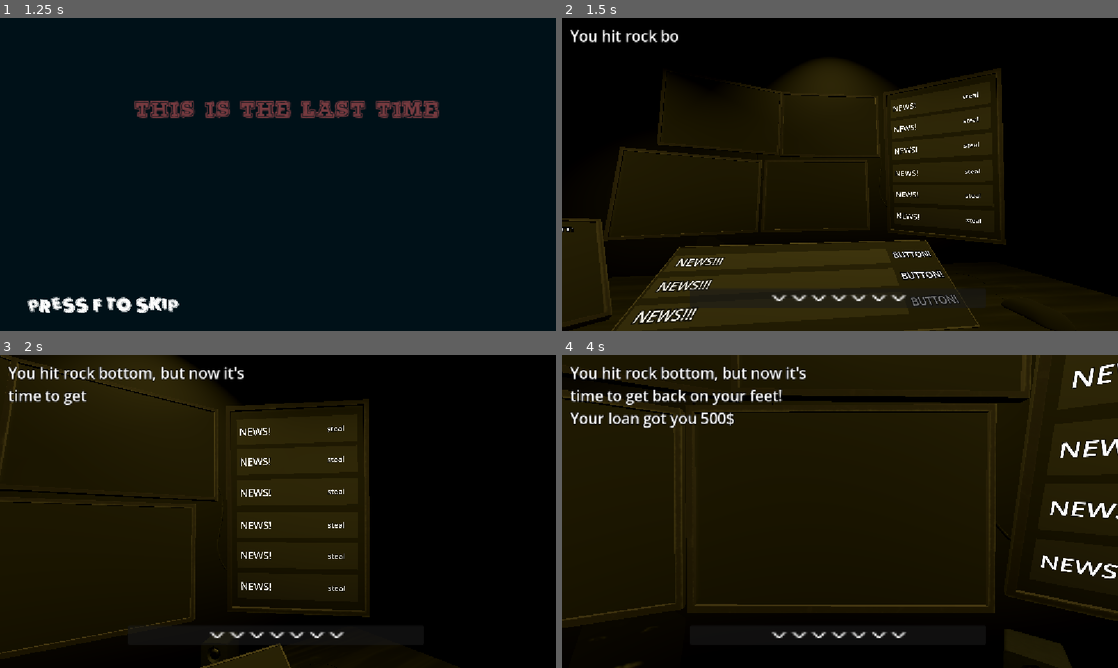
Above: before the commit, frames 1-4 (two rows, left to right).
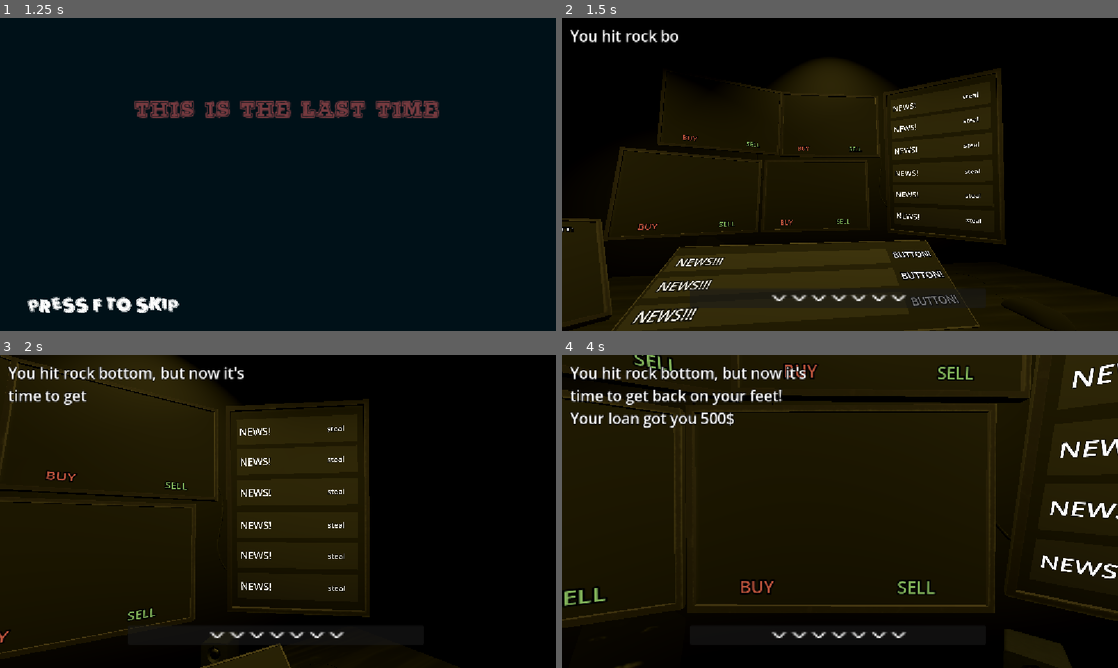
Above: after the commit, the same moments.

Repository: Lilly12568/Stockbouncer
Game: Godot game, scene res://mainmenu.tscn
Same seed, same stepped clock (60 frames per second), same inputs: the game is played once before the commit and once after it. Sound files missing from this copy of the repository are replaced by a short silence.
Inputs (mouse positions are in pixels of both pictures, inside the frame that each line leads up to):
- Up to frame 1 (1.25 s): click "START" at 0.5 s
- Up to frame 2 (1.5 s): tap F at 1.25 s; move the mouse to (962, 158) at 1.27 s; hold F from 1.28 s (still down); click (962, 158) at 1.42 s
- Up to frame 3 (2 s): keep holding F
- Up to frame 4 (4 s): move the mouse to (728, 527) at 2.02 s; release F at 2.03 s; tap F at 2.1, 3.6 s; click (728, 527) at 2.17 s; move the mouse to (895, 442) at 2.77 s; hold F 2.78-3.53 s; click (895, 442) at 2.92 s; move the mouse to (812, 574) at 3.52 s; click (812, 574) at 3.67 s

Frame 1 is identical in both runs. In frame 2, 0.2% of the frame differs, in the area x 13-54%, y 37-68%; in frame 3, 0.3%; in frame 4, 1.0%, in the area x 0-75%, y 0-81%.

Commit message:
asdasd

Diff:
--- a/Scenes/monitor_template.tscn
+++ b/Scenes/monitor_template.tscn
@@ -232,6 +232,11 @@
 transform = Transform3D(1, 0, 0, 0, 1, 0, 0, 0, 1, -0.39697266, -0.31347656, 0)
 shape = SubResource("BoxShape3D_hjb8m")
 
+[node name="Label3D" type="Label3D" parent="BuyArea/BuyButton" unique_id=332624632]
+transform = Transform3D(0.50664973, 0, 0, 0, 0.50664973, 0, 0, 0, 0.50664973, 0, 0, 0.03978029)
+modulate = Color(0.7337808, 0.32588822, 0.23898584, 1)
+text = "BUY"
+
 [node name="SellArea" type="Area3D" parent="." unique_id=1091563934]
 transform = Transform3D(1, 0, 0, 0, 1, 0, 0, 0, 1, 0, -0.07997376, 0)
 
@@ -239,6 +244,11 @@
 transform = Transform3D(1, 0, 0, 0, 1, 0, 0, 0, 1, 0.371521, -0.2930603, -0.016784668)
 shape = SubResource("BoxShape3D_r6c0r")
 
+[node name="Label3D2" type="Label3D" parent="SellArea/SellButton" unique_id=1506607154]
+transform = Transform3D(0.50664973, 0, 0, 0, 0.50664973, 0, 0, 0, 0.50664973, -0.015381662, 0.0070943236, 0.056564957)
+modulate = Color(0.51148236, 0.7060947, 0.35637787, 1)
+text = "SELL"
+
 [node name="LeftStockArea" type="Area3D" parent="." unique_id=330540467]
 
 [node name="LeftStockButton" type="CollisionShape3D" parent="LeftStockArea" unique_id=1531584775]
